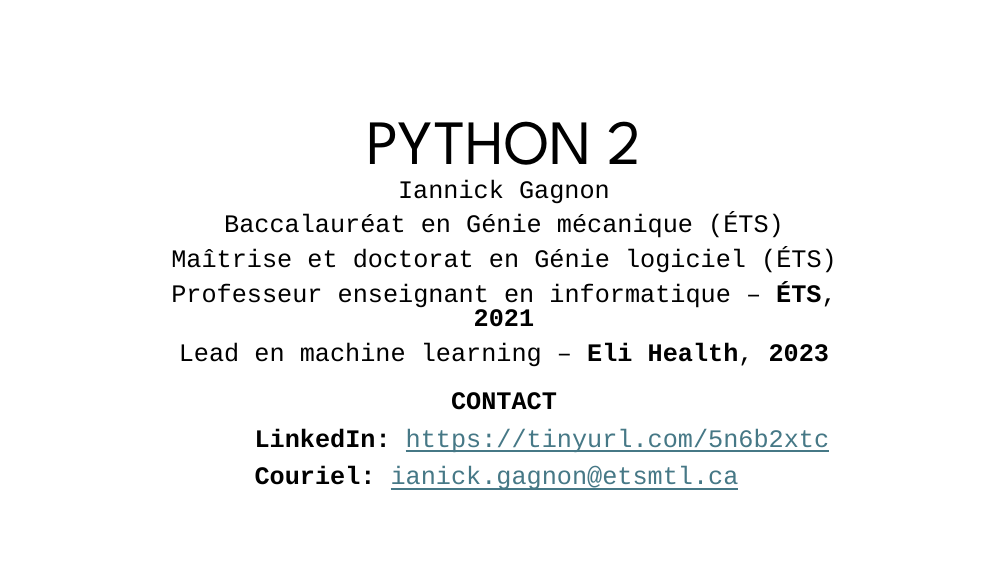
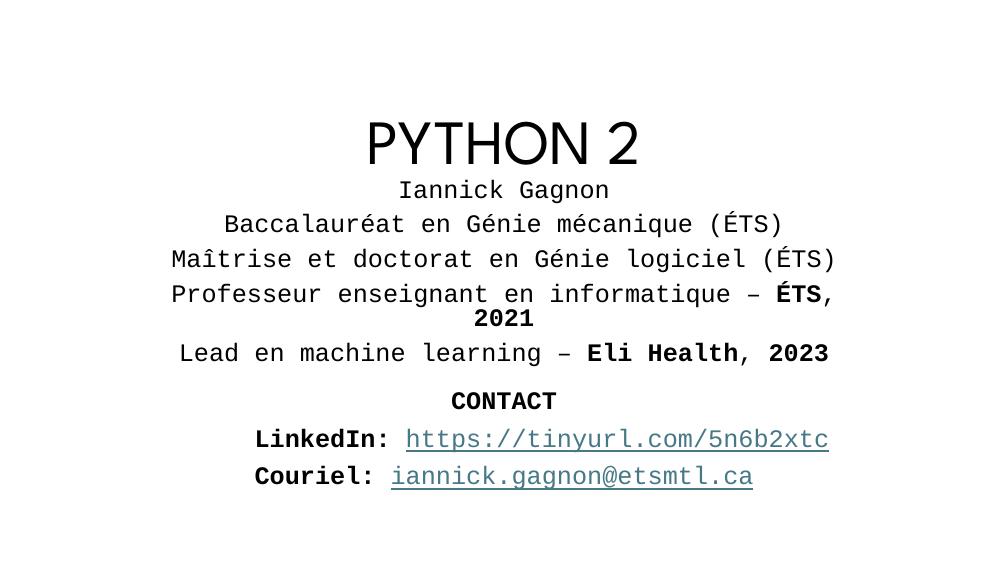
Before and after one commit to iannickgagnon/sagedays_iannick_2026, a slide deck: slide 1 of python_2/presentation_python_2.pptx. Drawn at 1008x567 pixels with LibreOffice and Linux fonts; fonts in the diff are those of the drawing. Boxes give left, top, right and bottom in pixels: in the first picture for what was removed or moved away, otherwise in the second. Text is boxed around its words. In the diff, an @@ line names an element or a change of style, - is before the commit and + after.

Commit message:
fix: Typo

```diff
--- a/python_2/presentation_python_2.pptx
+++ b/python_2/presentation_python_2.pptx
@@ text at [255,466,754,490]: text changed @@
-Couriel: ianick.gagnon@etsmtl.ca
+Couriel: iannick.gagnon@etsmtl.ca
```
